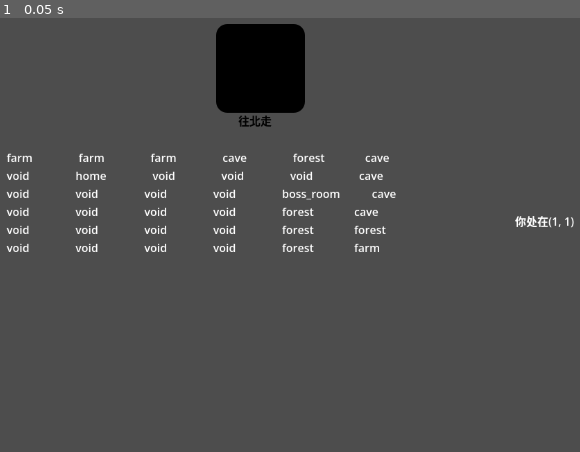
Above: before the commit, frame 1.
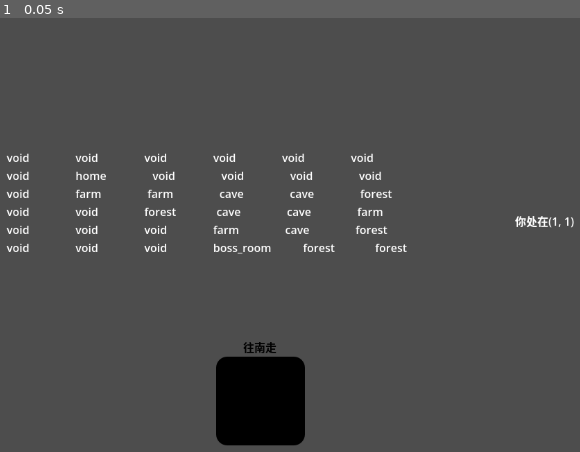
Above: after the commit, the same moment.

Repository: Misakait/CUSGA
Game: Godot game, scene res://scenes/map_scenes/map_control.tscn
Two runs of this game, one before a commit and one after it. Both use one fixed random seed, a clock stepped at 60 frames per second and the inputs below. The project has no main scene, so this scene is started directly. The engine's default icon, where the game draws it, is replaced by a stand-in: a white triangle on a blue panel in a dark square.
Inputs:
- Up to frame 1 (0.05 s): no input

The runs differ from the first frame. In frame 1, 7.8% of the frame differs, in the area x 1-71%, y 1-99%.

Commit message:
保证除数!=0

Diff:
--- a/scripts/map_scripts/map_position_create.gd
+++ b/scripts/map_scripts/map_position_create.gd
@@ -20,6 +20,8 @@
 
 func _ready() -> void:
 
+	randomize()
+
 	#初始化
 	for y: int in range(map_len_y + 1):
 		var row: Array = []
@@ -29,7 +31,8 @@
 	map[1][1] = "home"
 
 	while map_types_ref.get_map_count_now() > 0:
-		percent_road_now -= 1
+		#按逻辑讲，当percent_road_now=1，那么就不会再while循环了，因为房间100%生成
+		percent_road_now = max(1,percent_road_now)
 		dfs_create_map(max_dis_from_home_point, max_dis_from_home, 4)
 
 	map[max_dis_from_home_point[0]][max_dis_from_home_point[1]] = "boss_room"
